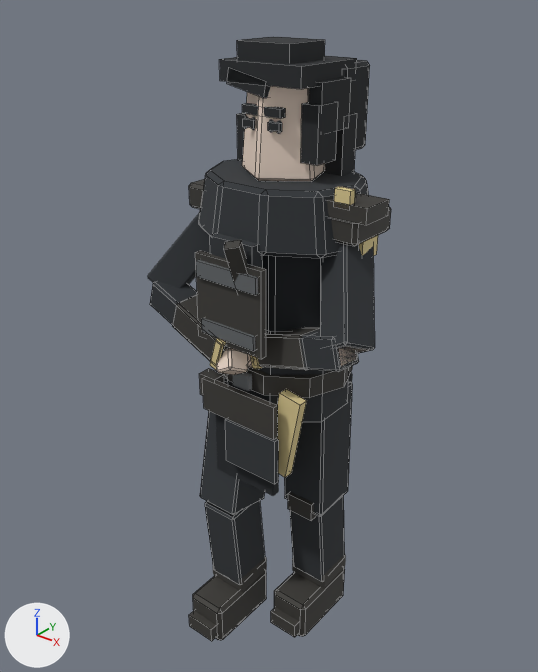
What one commit did to the Blender file art-src/blender/fighters/wolf.blend.
The view is the same before and after, from a camera (50 mm lens) standing at (1.184, -1.547, 1.967) and looking at (-0.036, -0.021, 1.021). Every picture has the same lights, and +X, +Y and +Z are marked at lower left. The older version comes first. Mesh edges are drawn as thin lines on the coarser meshes.

Names of what the first picture shows: 'Boot.L', 'Boot.R', 'ChestLayer', 'FurCollar', 'GambesonShell', 'Hair', 'HairBack', 'HairCrown', 'HairFringe', 'HairLock.L', 'HairSide', 'HairTemple.L', 'HairTemple.R', 'HeadSkin', 'SleeveUpper.L', 'TrouserLower.L', 'TrouserLower.R', 'TrouserUpper.L', 'WaistPanel' and 35 more.
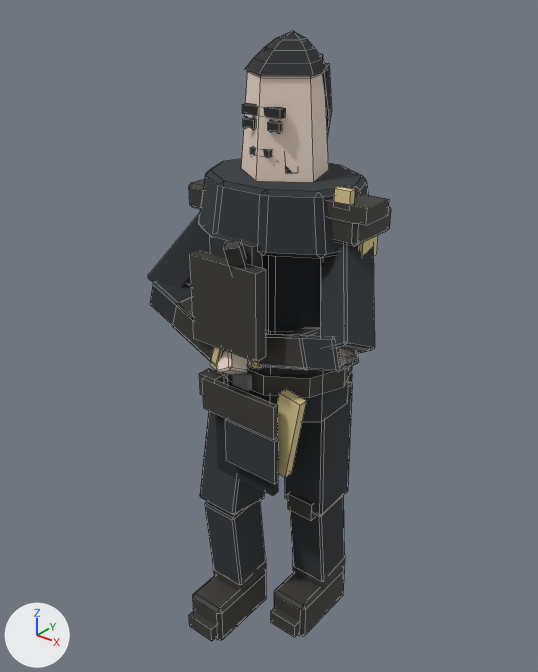
Not visible in the pictures: 'HairFlow'.

Pixel boxes [x1, y1, x2, y2] of what changed, in the pictures (538 x 672 px):
'HeadSkin', reshaped: before [242, 86, 325, 181]; after [241, 71, 329, 182]
'ChestLayer', moved, rescaled (7% wider): before [195, 250, 266, 359]; after [190, 250, 266, 362]
'Hair', deleted (black): before [219, 56, 357, 89]
'HairCap', added (black): after [245, 31, 328, 75]
'HairTemple.L', deleted (black): before [301, 101, 338, 165]
'HairCrown', deleted (black): before [237, 37, 325, 64]
'HairBack', deleted (black): before [345, 60, 370, 150]
'HairSide', deleted (black): before [309, 77, 351, 130]
'HairLock.L', deleted (black): before [324, 113, 357, 176]
'HairFringe', deleted (black): before [227, 67, 271, 98]
'HairSide.L', added: after [322, 63, 332, 136]
'HairTemple.R', deleted: before [237, 113, 246, 161]
'HeadCrown', added (mostly hidden): after [247, 71, 322, 78]
'BeardMustache', added: after [250, 146, 272, 157]
'BeardCheek.L', added: after [285, 165, 293, 173]

The change, as a diff of the scene's bpy script:
```diff
--- a/art-src/blender/fighters/wolf.blend.py
+++ b/art-src/blender/fighters/wolf.blend.py
@@ me_headskin @@
-me_headskin.from_pydata(...)  # 30 vertices, 32 faces; spans x -0.116..0.116, y -0.114..0.096, z 1.5..1.75
+me_headskin.from_pydata(...)  # 10 vertices, 7 faces; spans x -0.119..0.119, y -0.119..0.096, z 1.5..1.75
+# me_headskin part 1: the whole mesh is rebuilt
 me_headskin.materials.append(mat_skin)
@@ me_chestlayer @@
-me_chestlayer.from_pydata(...)  # 8 vertices, 6 faces; spans x -0.11..0.11, y -0.235..-0.215, z 1.08..1.32
+me_chestlayer.from_pydata(...)  # 8 vertices, 6 faces; spans x -0.11..0.11, y -0.255..-0.215, z 1.08..1.32
+# me_chestlayer part 2: the whole mesh is scaled about its middle by (1, 2, 1), then moved by (0.0, -0.01, 0.0)
 me_chestlayer.materials.append(mat_leather)
@@ me_beardcheek_l @@
+me_beardcheek_l.from_pydata([(0.0589, -0.0291, 1.5666), (0.0341, -0.0539, 1.5666), (0.0511, -0.0709, 1.5734), (0.0759, -0.0461, 1.5734), (0.0681, -0.0419, 1.517), (0.0469, -0.0631, 1.517), (0.0619, -0.0781, 1.523), (0.0831, -0.0569, 1.523)], [], [(3, 0, 1, 2), (4, 7, 6, 5), (0, 4, 5, 1), (1, 5, 6, 2), (2, 6, 7, 3), (3, 7, 4, 0)])
+me_beardcheek_l.materials.append(mat_hair)  # black #25282b
@@ ob_hair @@
-ob_hair = bpy.data.objects.new('Hair', me_hair)
@@ ob_hairtemple_l @@
-ob_hairtemple_l = bpy.data.objects.new('HairTemple.L', me_hairtemple_l)
@@ ob_hairtemple_r @@
-ob_hairtemple_r = bpy.data.objects.new('HairTemple.R', me_hairtemple_r)
@@ ob_hairback @@
-ob_hairback = bpy.data.objects.new('HairBack', me_hairback)
@@ ob_hairfringe @@
-ob_hairfringe = bpy.data.objects.new('HairFringe', me_hairfringe)
@@ ob_hairside @@
-ob_hairside = bpy.data.objects.new('HairSide', me_hairside)
@@ ob_haircrown @@
-ob_haircrown = bpy.data.objects.new('HairCrown', me_haircrown)
@@ ob_hairlock_l @@
-ob_hairlock_l = bpy.data.objects.new('HairLock.L', me_hairlock_l)
@@ ob_beardcheek_l @@
+ob_beardcheek_l = bpy.data.objects.new('BeardCheek.L', me_beardcheek_l)
+ob_beardcheek_l.location = (0.0, 0.0, 0.0)
@@ ob_beardmustache @@
+ob_beardmustache = bpy.data.objects.new('BeardMustache', me_beardmustache)  # a box spanning x -0.03..0.03, y -0.104..-0.076, z 1.561..1.579; in mat_hair (black #25282b)
+ob_beardmustache.location = (0.0, 0.0, 0.0)
@@ ob_hairside_l @@
+ob_hairside_l = bpy.data.objects.new('HairSide.L', me_hairside_l)  # 12 vertices, 10 faces; spans x -0.001..0.074, y 0.046..0.151, z 1.536..1.766; in mat_hair (black #25282b)
+ob_hairside_l.location = (0.0, 0.0, 0.0)
@@ ob_hairflow @@
+ob_hairflow = bpy.data.objects.new('HairFlow', me_hairflow)  # 12 vertices, 10 faces; spans x -0.04..0.04, y 0.061..0.157, z 1.537..1.786; in mat_hair (black #25282b)
+ob_hairflow.location = (0.0, 0.0, 0.0)
@@ ob_haircap @@
+ob_haircap = bpy.data.objects.new('HairCap', me_haircap)  # 21 vertices, 20 faces; spans x -0.107..0.107, y -0.105..0.088, z 1.752..1.844; in mat_hair (black #25282b)
+ob_haircap.location = (0.0, 0.0, 0.0)
@@ ob_headcrown @@
+ob_headcrown = bpy.data.objects.new('HeadCrown', me_headcrown)  # 21 vertices, 20 faces; spans x -0.1..0.1, y -0.1..0.081, z 1.746..1.838; in mat_skin (pale yellow #f0dbcb)
+ob_headcrown.location = (0.0, 0.0, 0.0)
```
